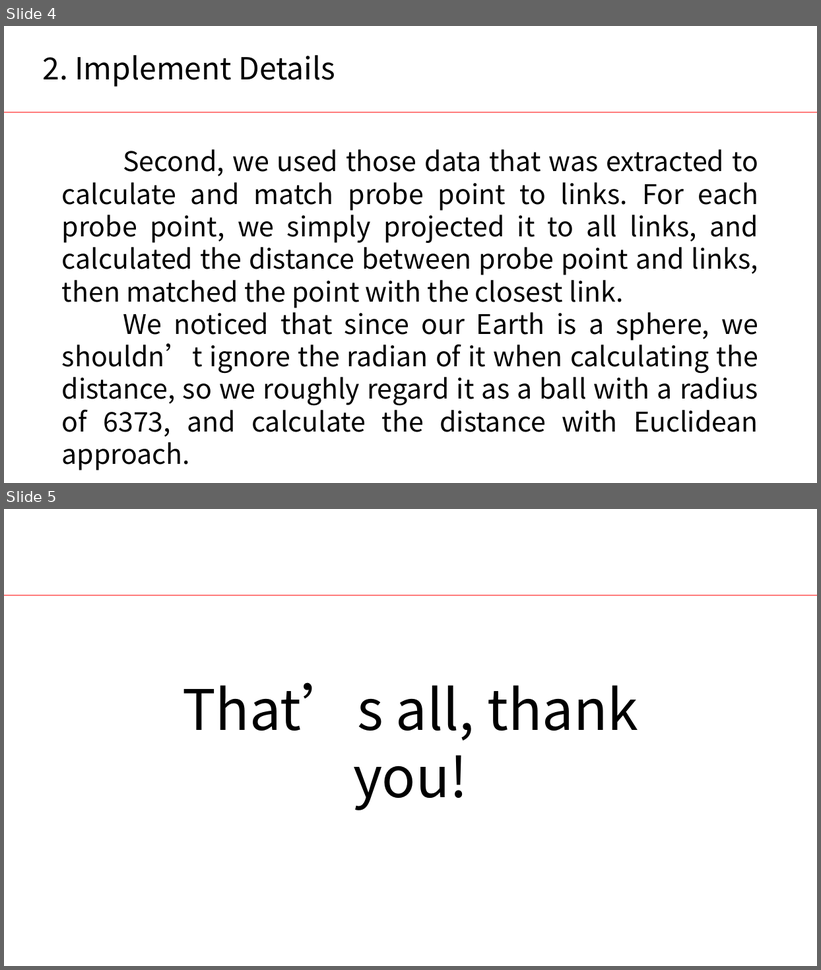
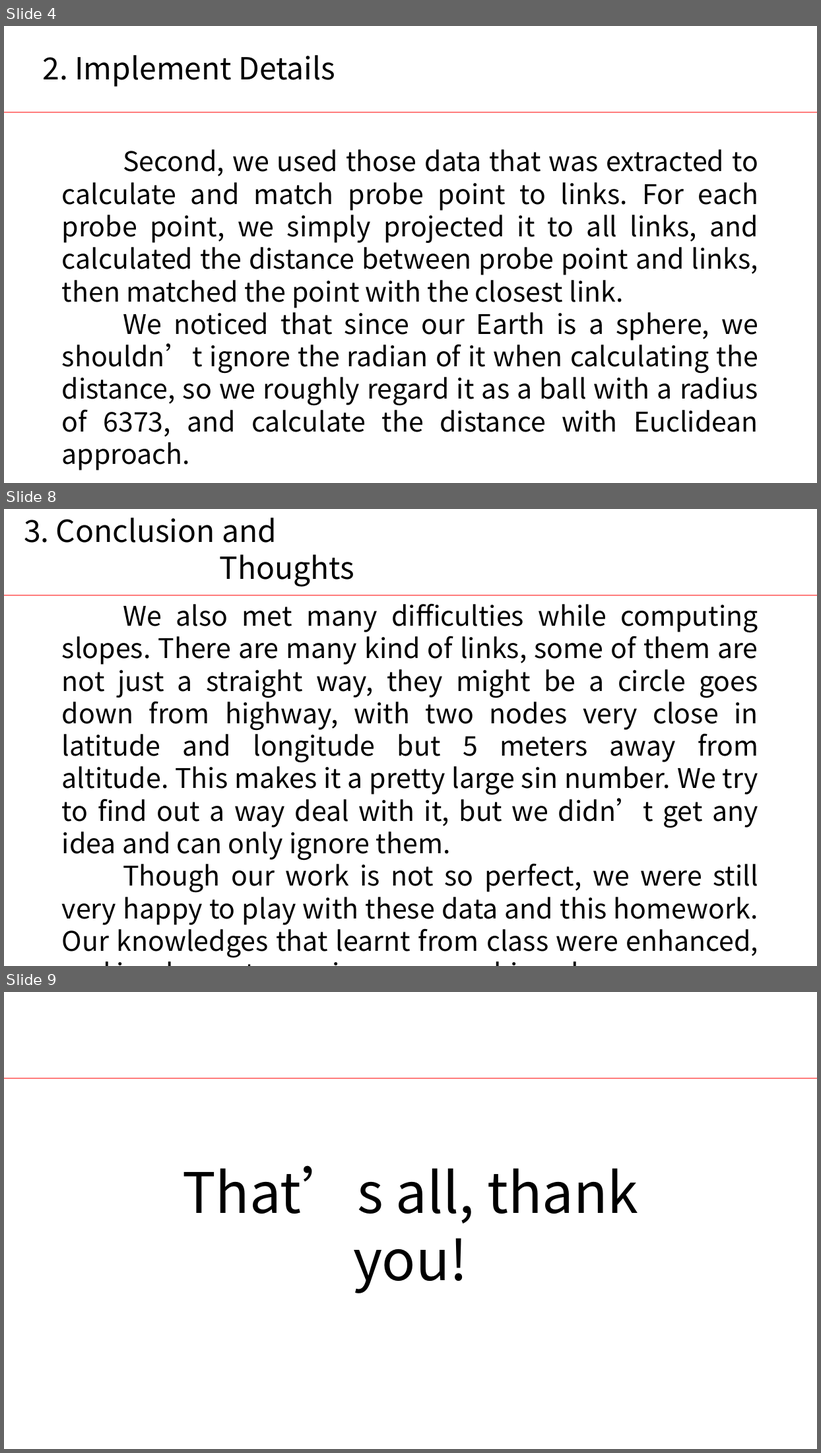
Before and after one commit to jingchengdeng/Probe-Data-Analysis-for-Road-Slope, a slide deck: submissionVersion/HW2Presentation.pptx. Shown one above the other, each under a label of ours: slides 4 and 5 before the commit, slides 4, 8 and 9 after it; the slides between them are not shown. The pictures are 821x970 and 821x1453 pixels, drawn with LibreOffice and Linux fonts; fonts in the diff are those of the drawing; background and template pictures are left out. Boxes give left, top, right and bottom in pixels: in the first picture for what was removed or moved away, otherwise in the second. Text is boxed around its words. In the diff, an @@ line names an element or a change of style, - is before the commit and + after.

Commit message:
ppt_updated

```diff
--- a/submissionVersion/HW2Presentation.pptx
+++ b/submissionVersion/HW2Presentation.pptx
@@ slide 8 added at (4,509,817,966), background #FFFFFF; not listed: 1 template element that a slide beside it also shows @@
@@ text added at (24,518,354,587), 36 pt, text #000000 @@
+3. Conclusion and
+Thoughts
@@ text added at (62,603,758,958), 32 pt, text #000000 @@
+We also met many difficulties while computing slopes. There are many kind of links, some of them are not just a straight way, they might be a circle goes down from highway, with two nodes very close in latitude and longitude but 5 meters away from altitude. This makes it a pretty large sin number. We try to find out a way deal with it, but we didn’t get any idea and can only ignore them.
+Though our work is not so perfect, we were still very happy to play with these data and this homework. Our knowledges that learnt from class were enhanced, and implement experiences are achieved.
@@ what was slide 5 is now slide 9 @@
```
Also in this commit, not shown: 3 other slides added.
